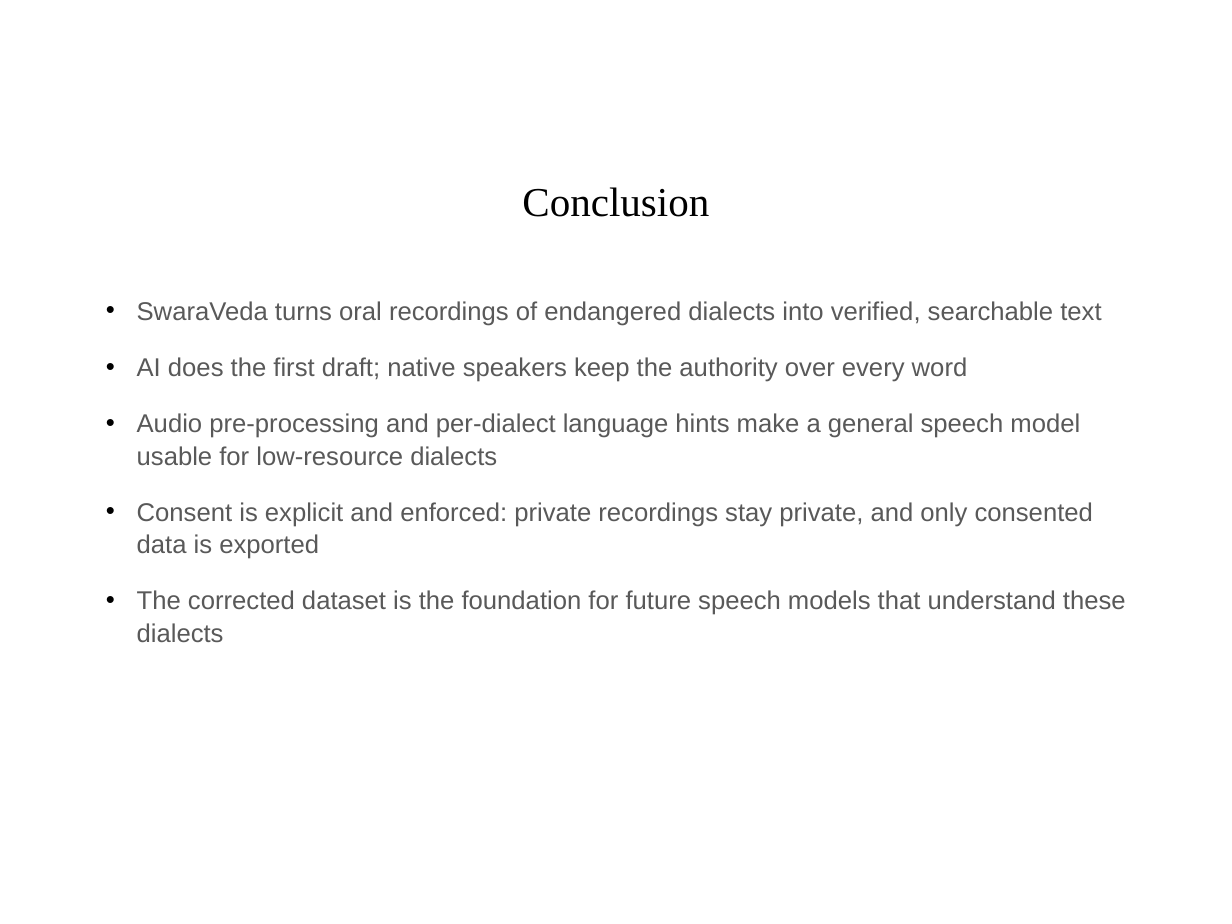
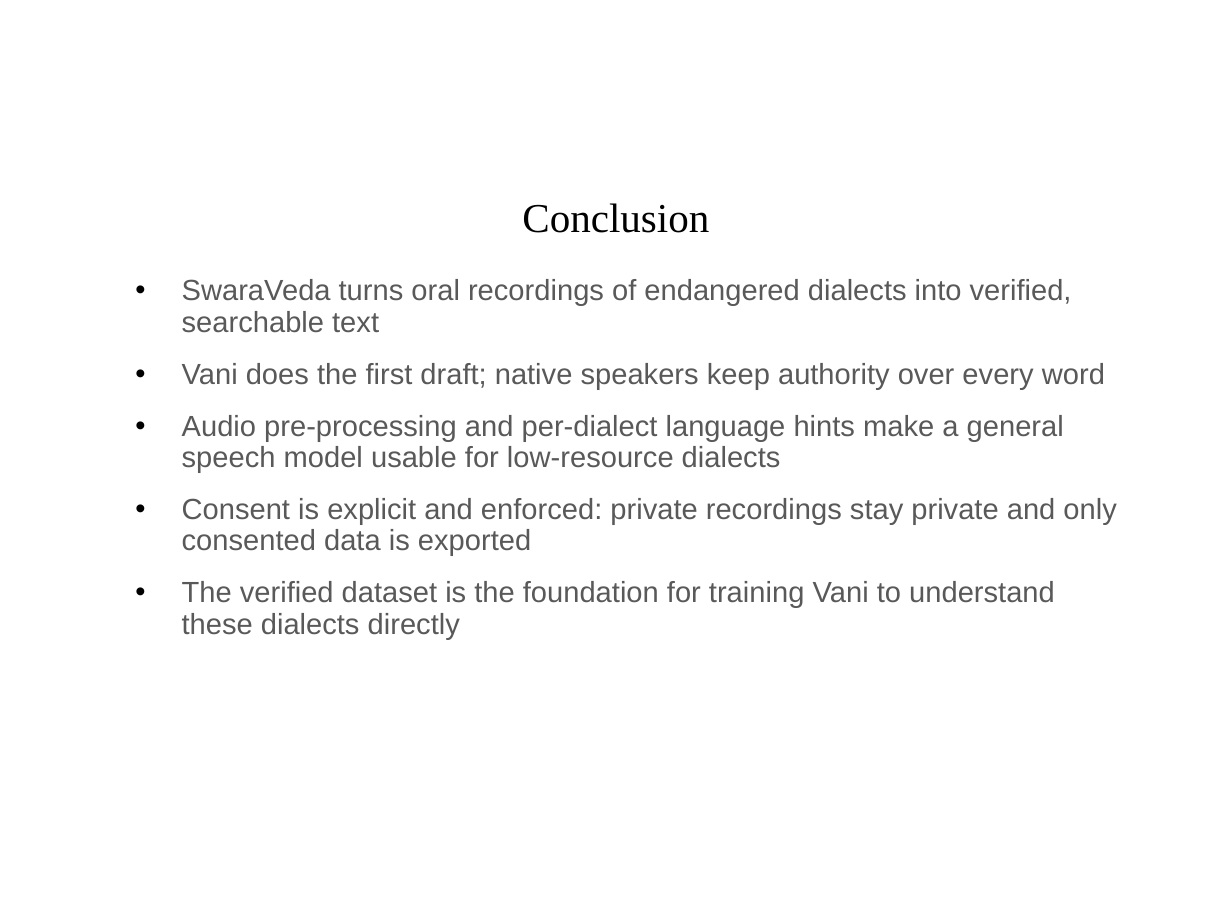
Before and after one commit to Mohamed-Ali-4/SwaraVeda, a slide deck: slide 9 of docs/SwaraVeda_Review2.pptx (slide 14 before the commit). Drawn at 1232x924 pixels with LibreOffice and Linux fonts; fonts in the diff are those of the drawing; background and template pictures are left out. Boxes give left, top, right and bottom in pixels: in the first picture for what was removed or moved away, otherwise in the second. Text is boxed around its words. In the diff, an @@ line names an element or a change of style, - is before the commit and + after.

```diff
--- a/docs/SwaraVeda_Review2.pptx
+++ b/docs/SwaraVeda_Review2.pptx
@@ text "Conclusion": place and size @@
-text "Conclusion" at <box>522,187,709,217</box>
+text "Conclusion" at <box>522,203,709,233</box>
@@ text "SwaraVeda turns oral recordings of ...": place and size @@
-text "SwaraVeda turns oral recordings of ..." at <box>137,301,1126,642</box>
+text "SwaraVeda turns oral recordings of ..." at <box>182,279,1116,639</box>
@@ text at <box>182,279,1072,472</box>: size 15 to 17 pt in "SwaraVeda turns oral recordings of endangered dialects ...", "Audio pre-processing and per-dialect language hints make ..."; indent changed; line spacing 1.05 to 0.9; more space between paragraphs; less space between paragraphs @@
@@ text at <box>182,363,1105,389</box>: text changed; size 15 to 17 pt @@
-• AI does the first draft; native speakers keep the authority over every word
+• Vani does the first draft; native speakers keep authority over every word
@@ text at <box>182,498,1116,639</box>: text changed; size 15 to 17 pt @@
-• Consent is explicit and enforced: private recordings stay private, and only consented data is exported
-• The corrected dataset is the foundation for future speech models that understand these dialects
+• Consent is explicit and enforced: private recordings stay private and only consented data is exported
+• The verified dataset is the foundation for training Vani to understand these dialects directly
```
Also in this commit, not shown: 6 other slides changed, 3 slides added, 8 slides removed, 1 other file.
